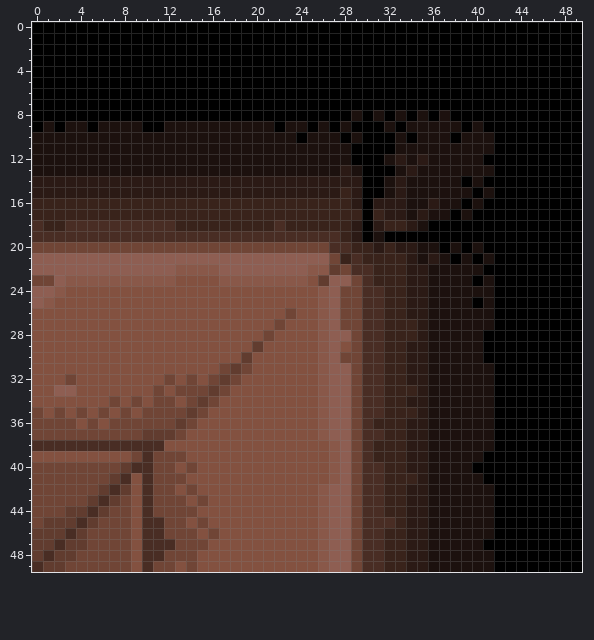
Pixel-art sprite, stored at app/src/main/res/drawable/habitacion_esquina_der_arriba.png. This is how it looked before the edit.
The file is 50x50 pixels.
Now the later version:
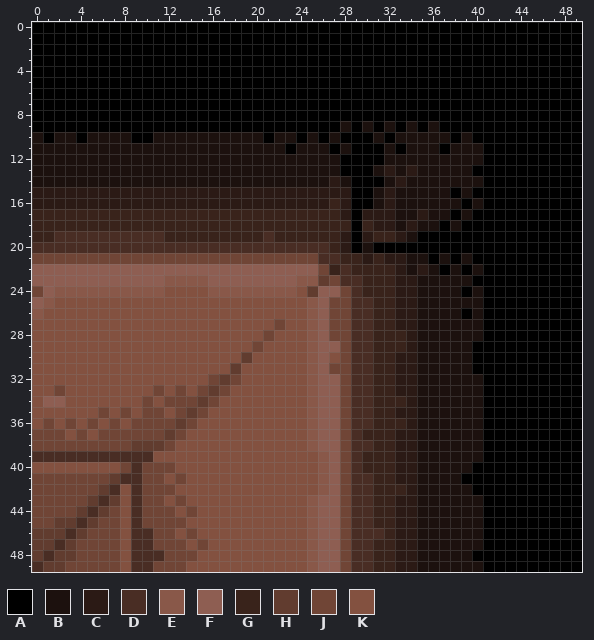
Palette (. is transparent): A #000000  B #1c110e  C #2b1a15  D #492d24  E #895849  F #8e5e52  G #39231b  H #613c2f  J #704536  K #835140
From old to new:
@@ x 0..49 @@
  7 AAAAAAAAAAAAAAAAAAAAAAAAAAAAAAAAAAAAAAAAAAAAAAAAAA
- 8 AAAAAAAAAAAAAAAAAAAAAAAAAAAAABABABABABAAAAAAAAAAAA
- 9 ABABBABBBBAABBBBBBBBBBABBABABAAABABBBBBABAAAAAAAAA
-10 BBBBBBBBBBBBBBBBBBBBBBBBABBBABAAABABBBABBBAAAAAAAA
-11 BBBBBBBBBBBBBBBBBBBBBBBBBBBBBAAAABBBBBBBBBAAAAAAAA
-12 BBBBBBBBBBBBBBBBBBBBBBBBBBBBBAAABCBCBBBBBAAAAAAAAA
-13 BBBBBBBBBBBBBBBBBBBBBBBBBBBBCBAAABCBBBBBBBAAAAAAAA
-14 CCCCCCCCCCCCCCCCCCCCCCCCCCCCCCAABCBBBBBABAAAAAAAAA
-15 CCCCCCCCCCCCCCCCCCCCCCCCCCCCGCAABCBBBBBBABAAAAAAAA
-16 GGGGGGGGGGGGGGGGGGGGGGGGGGGGGCACCCBBCBBABAAAAAAAAA
-17 GGGGGGGGGGGGGGGGGGGGGGGGGGGGGGAGCCBCBBABAAAAAAAAAA
-18 DGGDDDDDDDDDDGGGGGGGGGDGGGGGGCACGGCBAAAAAAAAAAAAAA
-19 DDDDDDDDDDDDDDDDDDDDDDDDDDDDGCABAAAAAAAAAAAAAAAAAA
-20 JJJJJJJJJJJJJJJJJJJJJJJJJJJDDGGCGCCBBABABAAAAAAAAA
-21 FFFFFFFFFFFFFFFFFFFFFFFFFFFJGDGGGGCBCBABABAAAAAAAA
-22 FFFFFFFFFFFFFEEEEFFFFFFFFEEHJDDGGGCCBBBBBAAAAAAAAA
-23 JJFEEEEEEEEEEKKKKEEEEEEEEKHFFJDGGGCCBBBBABAAAAAAAA
-24 FFEKKKKKKKKKKKKKKKKKKKKKKKEFJJDDGGCCBBBBBBAAAAAAAA
-25 FEKKKKKKKKKKKKKKKKKKKKKKKKEFJJDDGGCCBBBBABAAAAAAAA
-26 KKKKKKKKKKKKKKKKKKKKKKKJKKEFJJDDGGCCBBBBBBAAAAAAAA
-27 KKKKKKKKKKKKKKKKKKKKKKJKKKEFJJDDGGGCBBBBBBAAAAAAAA
-28 KKKKKKKKKKKKKKKKKKKKKJKKKKEFFJDDGGGCBBBBBAAAAAAAAA
-29 KKKKKKKKKKKKKKKKKKKKHKKKKKEFKJDDGGCCBBBBBAAAAAAAAA
-30 KKKKKKKKKKKKKKKKKKKHKKKKKKEFJJDDGGCCBBBBBAAAAAAAAA
-31 KKKKKKKKKKKKKKKKKJHJKKKKKKEFFJDDGGCCBBBBBBAAAAAAAA
-32 KKKJKKKKKKKKJKJKJHJKKKKKKKEFFJDDGGCCBBBBBBAAAAAAAA
-33 KKFFKKKKKKKJKJJJHJKKKKKKKKEFFJDDGGGCBBBBBBAAAAAAAA
-34 KKKKKKKJKJKJJKJHJKKKKKKKKKEFFJDDGGCCBBBBBBAAAAAAAA
-35 JKJKJKJKJKJJJJHJKKKKKKKKKKEFFJDDGGGCBBBBBBAAAAAAAA
-36 JJJJKJKJJJJJJHJKKKKKKKKKKKEFFJDGGGCCBBBBBBAAAAAAAA
-37 JJJJJJJJJJHHHJKKKKKKKKKKKKEFFJDDGGCCBBBBBBAAAAAAAA
-38 DDDDDDDDDDDDKKKKKKKKKKKKKKKEFJDGGGCCBBBBBBAAAAAAAA
-39 KKKKKKKKKJDJJJKKKKKKKKKKKKKEFJDGGGCCBBBBBAAAAAAAAA
-40 JJJJJJJJHDDJJKJKKKKKKKKKKKKEFJDDGGCCBBBBAAAAAAAAAA
-41 JJJJJJJHDKDJJJKKKKKKKKKKKKKEFJDDGGGCBBBBBAAAAAAAAA
-42 JJJJJJHDHKDJJKJKKKKKKKKKKKEFFJDDGGCCBBBBBBAAAAAAAA
-43 JJJJJHDHJKDJJJKJKKKKKKKKKKEFFJDDGGCCBBBBBBAAAAAAAA
-44 JJJHHDHJJKDJJJJKKKKKKKKKKKEFFJDDGGCCBBBBBBAAAAAAAA
-45 JHHHDHJJJKDDJJKJKKKKKKKKKKEFFJDDDGCCBBBBBBAAAAAAAA
-46 HHHDHJJJJKDDJJJKJKKKKKKKKKEFFJDDGGCCBBBBBBAAAAAAAA
-47 HHDHHJJJJKDDDJJJKKKKKKKKKKEFFJDDGGCCBBBBBAAAAAAAAA
-48 HDHHJJJJJKDDJJJKKKKKKKKKKKEFFJDDGGCCBBBBBBAAAAAAAA
-49 DHHJJJJJJKDJJKJKKKKKKKKKKKEFFJDDGGCCBBBBBBAAAAAAAA
+ 8 AAAAAAAAAAAAAAAAAAAAAAAAAAAAAAAAAAAAAAAAAAAAAAAAAA
+ 9 AAAAAAAAAAAAAAAAAAAAAAAAAAAABABABABABAAAAAAAAAAAAA
+10 BABBABBBBAABBBBBBBBBBABBABABAAABABBBBBABAAAAAAAAAA
+11 BBBBBBBBBBBBBBBBBBBBBBBABBBABAAABABBBABBBAAAAAAAAA
+12 BBBBBBBBBBBBBBBBBBBBBBBBBBBBAAAABBBBBBBBBAAAAAAAAA
+13 BBBBBBBBBBBBBBBBBBBBBBBBBBBBAAABCBCBBBBBAAAAAAAAAA
+14 BBBBBBBBBBBBBBBBBBBBBBBBBBBCBAAABCBBBBBBBAAAAAAAAA
+15 CCCCCCCCCCCCCCCCCCCCCCCCCCCCCAABCBBBBBABAAAAAAAAAA
+16 CCCCCCCCCCCCCCCCCCCCCCCCCCCGCAABCBBBBBBABAAAAAAAAA
+17 GGGGGGGGGGGGGGGGGGGGGGGGGGGGCACCCBBCBBABAAAAAAAAAA
+18 GGGGGGGGGGGGGGGGGGGGGGGGGGGGGAGCCBCBBABAAAAAAAAAAA
+19 GGDDDDDDDDDDGGGGGGGGGDGGGGGGCACGGCBAAAAAAAAAAAAAAA
+20 DDDDDDDDDDDDDDDDDDDDDDDDDDDGCABAAAAAAAAAAAAAAAAAAA
+21 JJJJJJJJJJJJJJJJJJJJJJJJJJDDGGCGCCBBABABAAAAAAAAAA
+22 FFFFFFFFFFFFFFFFFFFFFFFFFFJGDGGGGCBCBABABAAAAAAAAA
+23 FFFFFFFFFFFFEEEEFFFFFFFFEEHJDDGGGCCBBBBBAAAAAAAAAA
+24 JFEEEEEEEEEEKKKKEEEEEEEEKHFFJDGGGCCBBBBABAAAAAAAAA
+25 FEKKKKKKKKKKKKKKKKKKKKKKKEFJJDDGGCCBBBBBBAAAAAAAAA
+26 EKKKKKKKKKKKKKKKKKKKKKKKKEFJJDDGGCCBBBBABAAAAAAAAA
+27 KKKKKKKKKKKKKKKKKKKKKKJKKEFJJDDGGCCBBBBBBAAAAAAAAA
+28 KKKKKKKKKKKKKKKKKKKKKJKKKEFJJDDGGGCBBBBBBAAAAAAAAA
+29 KKKKKKKKKKKKKKKKKKKKJKKKKEFFJDDGGGCBBBBBAAAAAAAAAA
+30 KKKKKKKKKKKKKKKKKKKHKKKKKEFKJDDGGCCBBBBBAAAAAAAAAA
+31 KKKKKKKKKKKKKKKKKKHKKKKKKEFJJDDGGCCBBBBBAAAAAAAAAA
+32 KKKKKKKKKKKKKKKKJHJKKKKKKEFFJDDGGCCBBBBBBAAAAAAAAA
+33 KKJKKKKKKKKJKJKJHJKKKKKKKEFFJDDGGCCBBBBBBAAAAAAAAA
+34 KFFKKKKKKKJKJJJHJKKKKKKKKEFFJDDGGGCBBBBBBAAAAAAAAA
+35 KKKKKKJKJKJJKJHJKKKKKKKKKEFFJDDGGCCBBBBBBAAAAAAAAA
+36 KJKJKJKJKJJJJHJKKKKKKKKKKEFFJDDGGGCBBBBBBAAAAAAAAA
+37 JJJKJKJJJJJJHJKKKKKKKKKKKEFFJDGGGCCBBBBBBAAAAAAAAA
+38 JJJJJJJJJHHHJKKKKKKKKKKKKEFFJDDGGCCBBBBBBAAAAAAAAA
+39 DDDDDDDDDDDKKKKKKKKKKKKKKKEFJDGGGCCBBBBBBAAAAAAAAA
+40 KKKKKKKKJDJJJKKKKKKKKKKKKKEFJDGGGCCBBBBBAAAAAAAAAA
+41 JJJJJJJHDDJJKJKKKKKKKKKKKKEFJDDGGCCBBBBAAAAAAAAAAA
+42 JJJJJJHDKDJJJKKKKKKKKKKKKKEFJDDGGGCBBBBBAAAAAAAAAA
+43 JJJJJHDHKDJJKJKKKKKKKKKKKEFFJDDGGCCBBBBBBAAAAAAAAA
+44 JJJJHDHJKDJJJKJKKKKKKKKKKEFFJDDGGCCBBBBBBAAAAAAAAA
+45 JJHHDHJJKDJJJJKKKKKKKKKKKEFFJDDGGCCBBBBBBAAAAAAAAA
+46 HHHDHJJJKDDJJKJKKKKKKKKKKEFFJDDDGCCBBBBBBAAAAAAAAA
+47 HHDHJJJJKDDJJJKJKKKKKKKKKEFFJDDGGCCBBBBBBAAAAAAAAA
+48 HDHHJJJJKDDDJJJKKKKKKKKKKEFFJDDGGCCBBBBBAAAAAAAAAA
+49 DHHJJJJJKDDJJJKKKKKKKKKKKEFFJDDGGCCBBBBBBAAAAAAAAA
Changed places in both pictures, as pixel boxes (x1, y1, x2, y2):
changed: (32, 110, 494, 572)
